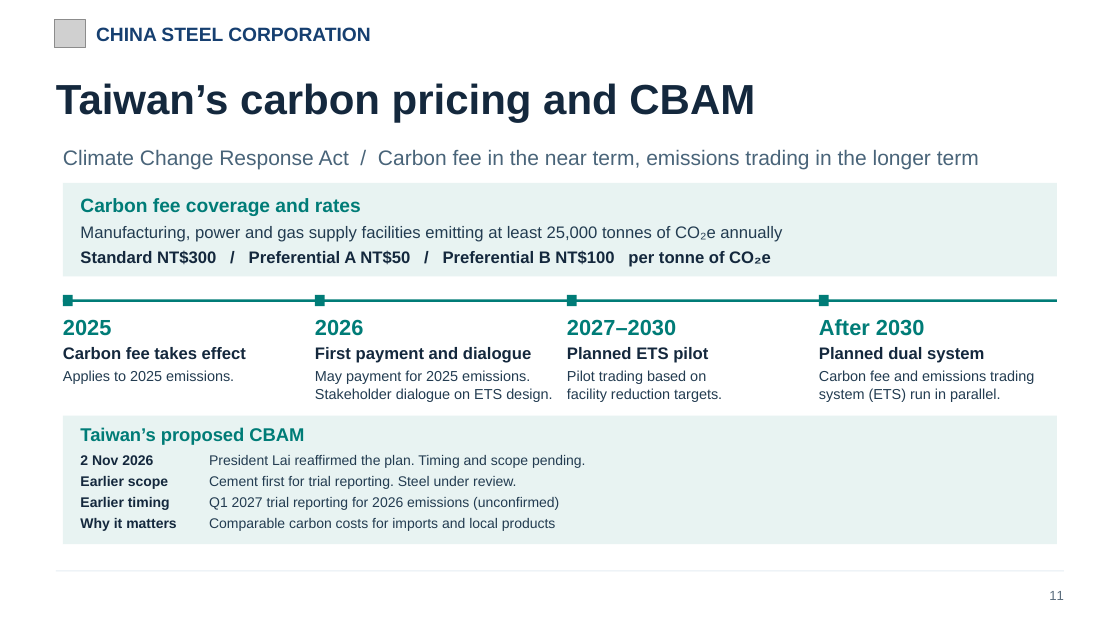
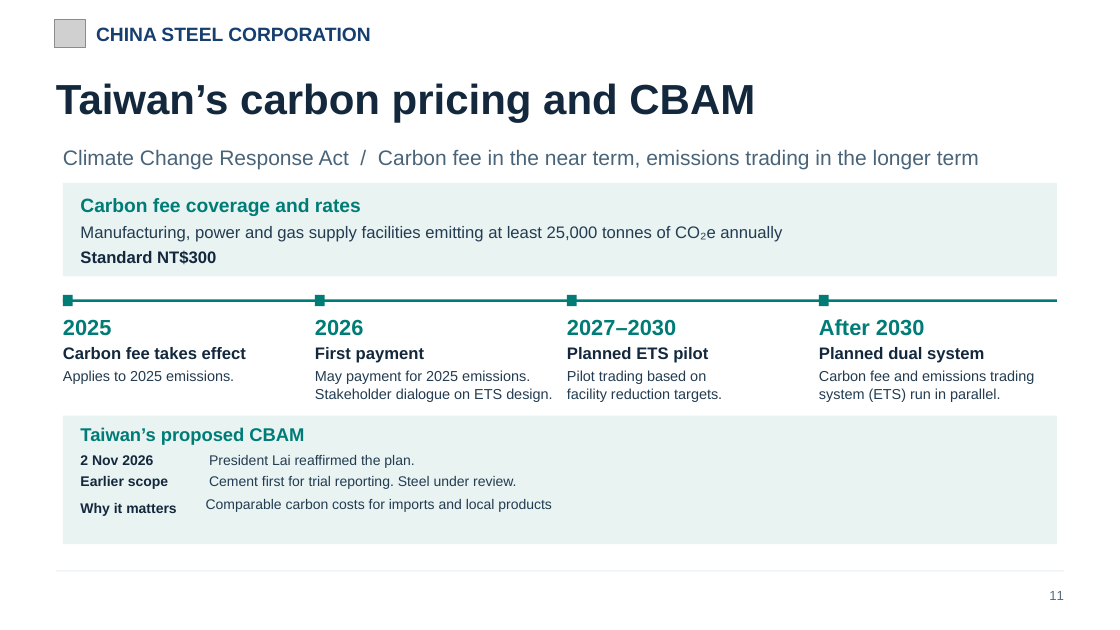
Before and after one commit to evawang0328/csc-germany-uk-trip-2026, a slide deck: slide 12 of CSC_Europe_Nov2026_20261109.pptx. Drawn at 1120x630 pixels with LibreOffice and Linux fonts; fonts in the diff are those of the drawing; grey boxes stand for pictures. Boxes give left, top, right and bottom in pixels: in the first picture for what was removed or moved away, otherwise in the second. Text is boxed around its words. In the diff, an @@ line names an element or a change of style, - is before the commit and + after.

```diff
--- a/CSC_Europe_Nov2026_20261109.pptx
+++ b/CSC_Europe_Nov2026_20261109.pptx
@@ text at (x1=80, y1=250, x2=216, y2=264): text changed @@
-Standard NT$300 / Preferential A NT$50 / Preferential B NT$100 per tonne of CO₂e
+Standard NT$300
@@ text at (x1=315, y1=347, x2=424, y2=363): text changed @@
-First payment and dialogue
+First payment
@@ text at (x1=209, y1=455, x2=414, y2=468): text changed @@
-President Lai reaffirmed the plan. Timing and scope pending.
+President Lai reaffirmed the plan.
@@ text "Why it matters" moved from (x1=80, y1=518, x2=177, y2=531) to (x1=80, y1=503, x2=177, y2=516) @@
@@ text removed at (x1=80, y1=497, x2=170, y2=510) @@
-Earlier timing
@@ text "Comparable carbon costs for imports ..." moved from (x1=209, y1=518, x2=556, y2=531) to (x1=206, y1=499, x2=552, y2=512) @@
@@ text removed at (x1=209, y1=497, x2=559, y2=510) @@
-Q1 2027 trial reporting for 2026 emissions (unconfirmed)
```
Also in this commit, not shown: 3 other slides changed, 1 slide added, 1 slide removed, 1 other file.
